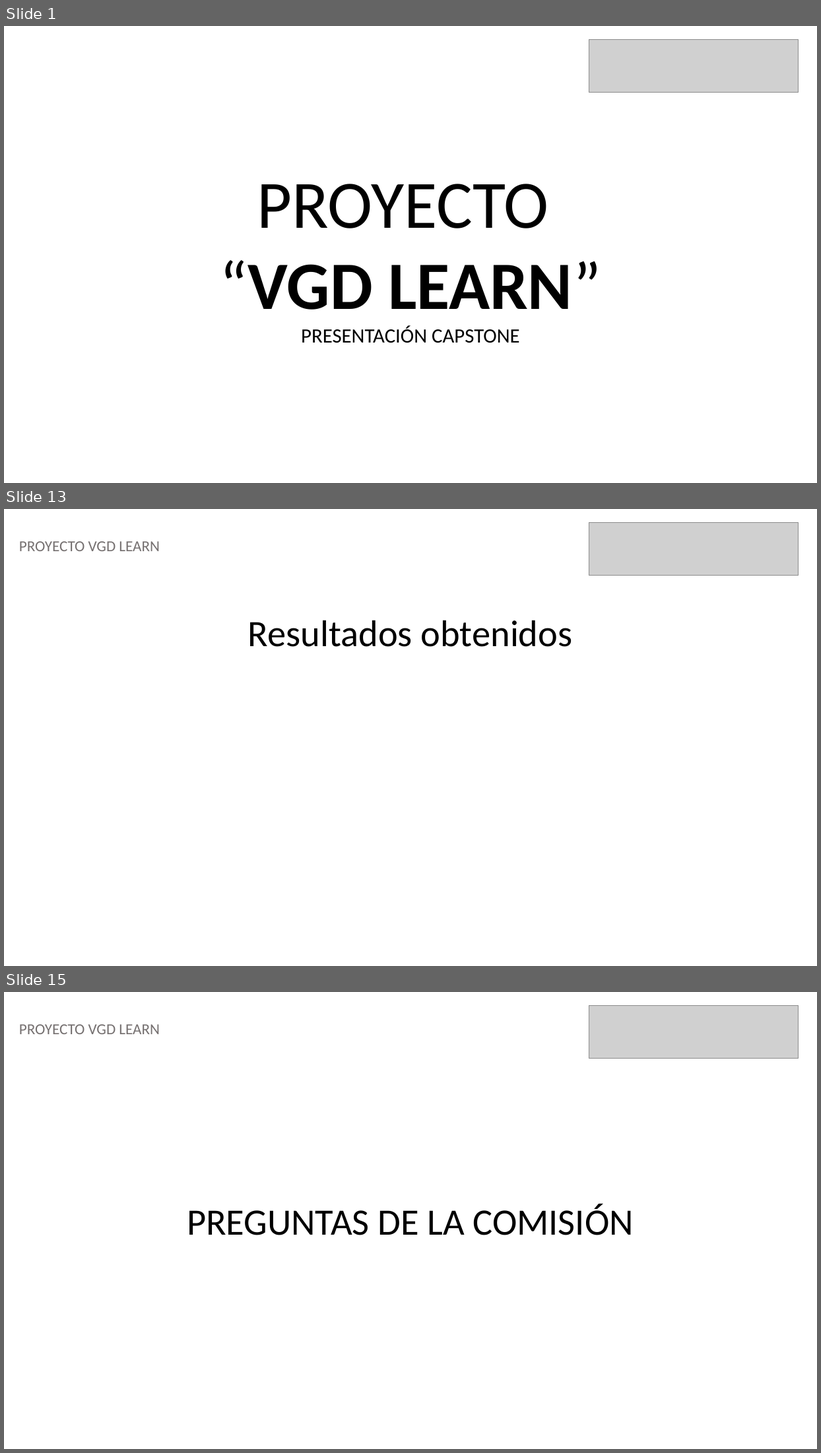
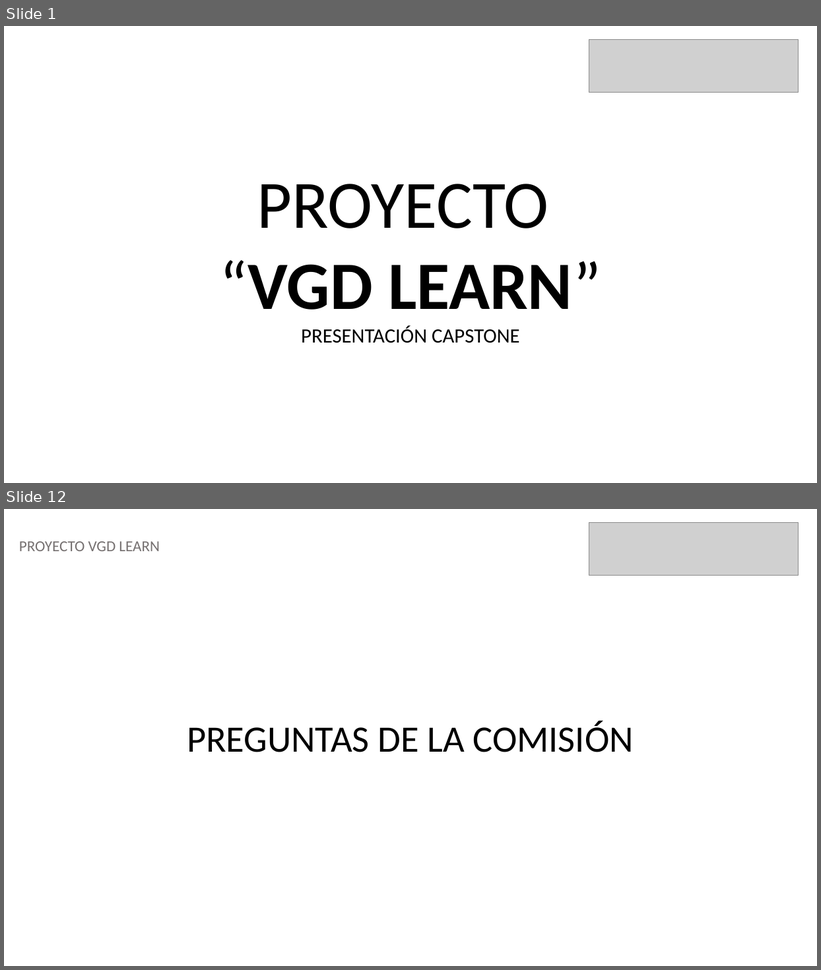
Before and after one commit to Viktorr2416/Proyecto-APT, a slide deck: Fase 2/Evidencias_Proyecto/Presentación proyecto.pptx. Shown one above the other, each under a label of ours: slides 1, 13 and 15 before the commit, slides 1 and 12 after it; the slides between them are not shown. The pictures are 821x1453 and 821x970 pixels, drawn with LibreOffice and Linux fonts; fonts in the diff are those of the drawing; grey boxes stand for pictures. Boxes give left, top, right and bottom in pixels: in the first picture for what was removed or moved away, otherwise in the second. Text is boxed around its words. In the diff, an @@ line names an element or a change of style, - is before the commit and + after.

```diff
--- a/Fase 2/Evidencias_Proyecto/Presentación proyecto.pptx
+++ b/Fase 2/Evidencias_Proyecto/Presentación proyecto.pptx
@@ slide 13 removed at (4, 509, 817, 966), background #FFFFFF @@
@@ picture removed at (589, 523, 799, 576) @@
@@ text removed at (19, 541, 160, 551) @@
-PROYECTO VGD LEARN
@@ text removed at (248, 620, 573, 647) @@
-Resultados obtenidos
@@ what was slide 15 is now slide 12 @@
```
Also in this commit, not shown: 10 slides changed, 1 slide added, 3 other slides removed.
